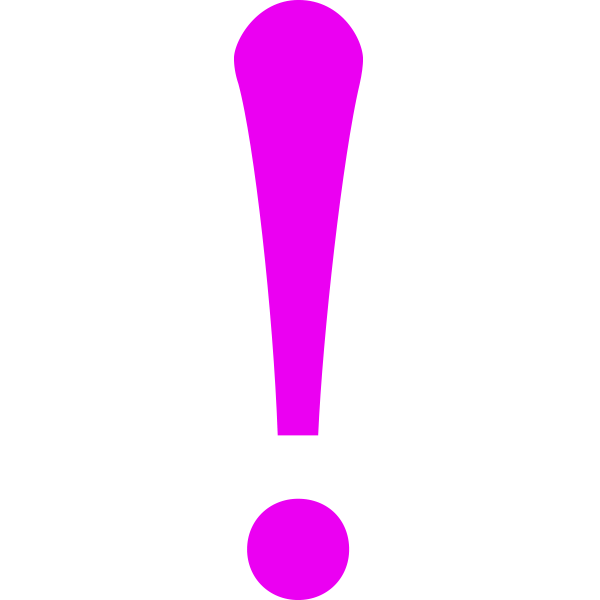
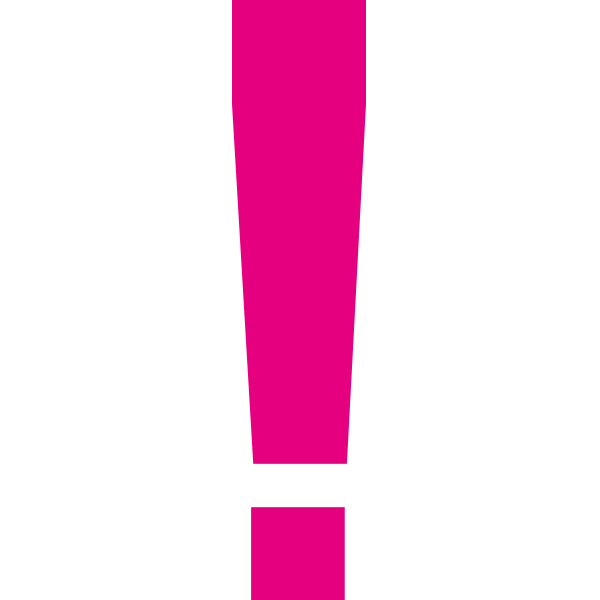
Comparing the layer stacks of the two 600 × 600 images. Changes:
added layer "ベクトルスマートオブジェクト" (1st of 2) above "ベクトルスマートオブジェクト" over [232, 0, 366, 600]
hid "ベクトルスマートオブジェクト" (2nd of 2) over [234, 0, 363, 600]
